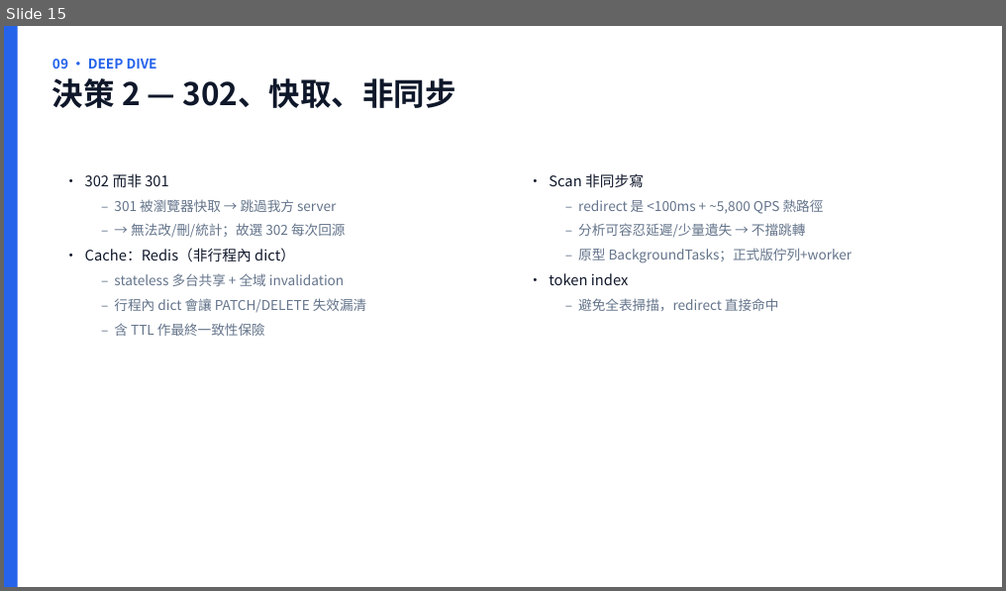
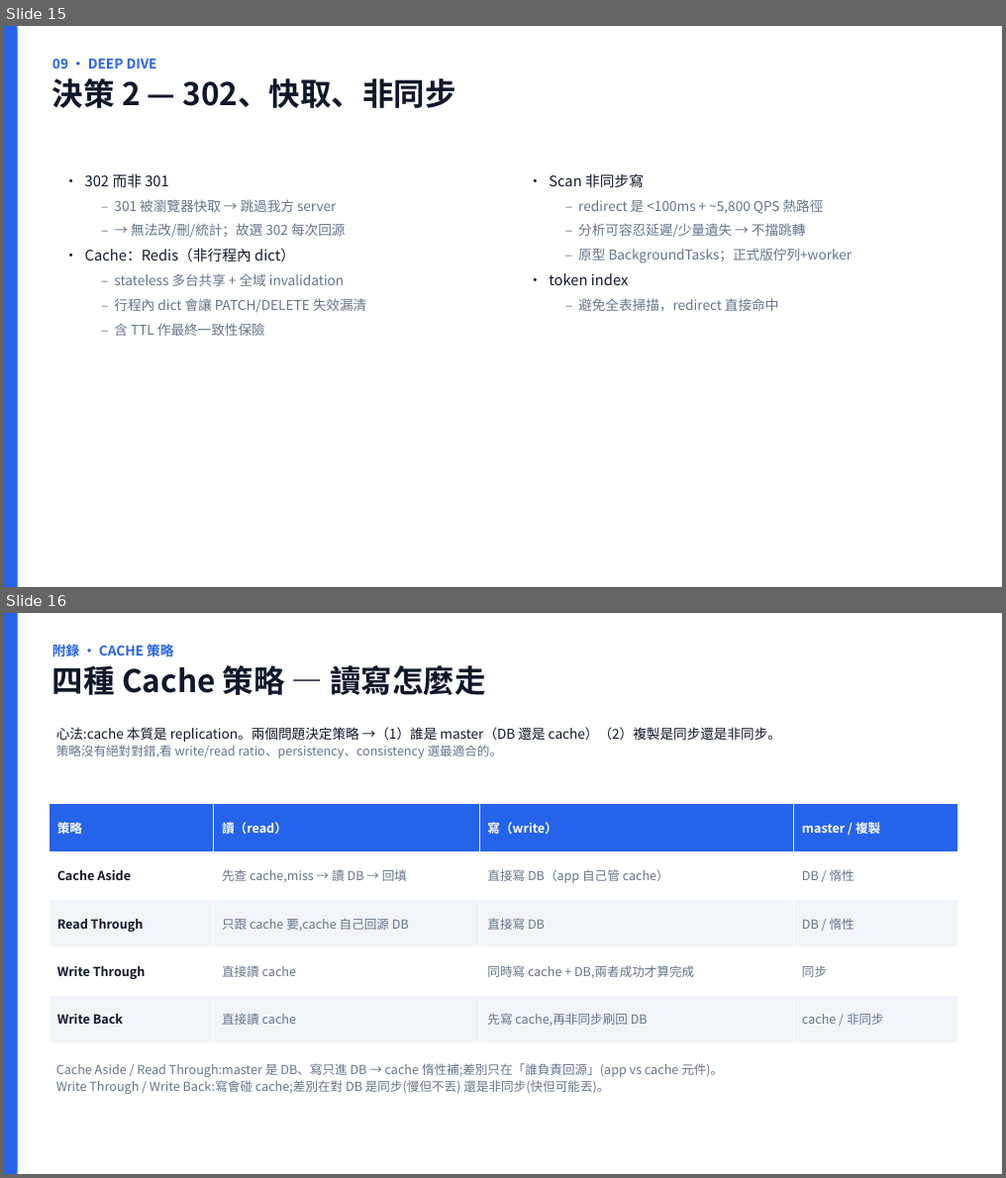
Before and after one commit to scolley31/system-design-demo, a slide deck: QR Code Generator/QR_Code_Generator.pptx. Shown one above the other, each under a label of ours: slide 15 before the commit, slides 15 and 16 after it. The pictures are 1006x591 and 1006x1178 pixels, drawn with LibreOffice and Linux fonts; fonts in the diff are those of the drawing. Boxes give left, top, right and bottom in pixels: in the first picture for what was removed or moved away, otherwise in the second. Text is boxed around its words. In the diff, an @@ line names an element or a change of style, - is before the commit and + after.

Commit message:
PPT: 新增 Cache 策略介紹 2 頁 (Cache Aside/Read Through/Write Through/Write Back + 優缺點/適用/本專案落點) [skip ci]

```diff
--- a/QR Code Generator/QR_Code_Generator.pptx
+++ b/QR Code Generator/QR_Code_Generator.pptx
@@ slide 16 added at box(4, 613, 1002, 1174), background #FFFFFF @@
@@ rectangle added at box(4, 613, 18, 1174), fill #2563EB @@
@@ text added at box(53, 643, 485, 695), 30 pt, text #0F172A, bold @@
+附錄 · CACHE 策略
+四種 Cache 策略 — 讀寫怎麼走
@@ text added at box(56, 727, 781, 759), 13 pt, text #0F172A @@
+心法:cache 本質是 replication。兩個問題決定策略 →（1）誰是 master（DB 還是 cache）（2）複製是同步還是非同步。
+策略沒有絕對對錯,看 write/read ratio、persistency、consistency 選最適合的。
@@ table added at box(49, 804, 958, 1044), 5 rows, 4 columns @@
+策略 | 讀（read） | 寫（write） | master / 複製
+Cache Aside | 先查 cache,miss → 讀 DB → 回填 | 直接寫 DB（app 自己管 cache） | DB / 惰性
+Read Through | 只跟 cache 要,cache 自己回源 DB | 直接寫 DB | DB / 惰性
+Write Through | 直接讀 cache | 同時寫 cache + DB,兩者成功才算完成 | 同步
+Write Back | 直接讀 cache | 先寫 cache,再非同步刷回 DB | cache / 非同步
@@ text added at box(56, 1063, 723, 1094), 12 pt, text #64748B @@
+Cache Aside / Read Through:master 是 DB、寫只進 DB → cache 惰性補;差別只在「誰負責回源」(app vs cache 元件)。
+Write Through / Write Back:寫會碰 cache;差別在對 DB 是同步(慢但不丟) 還是非同步(快但可能丟)。
```
Also in this commit, not shown: 1 other slide added, 1 other file.
